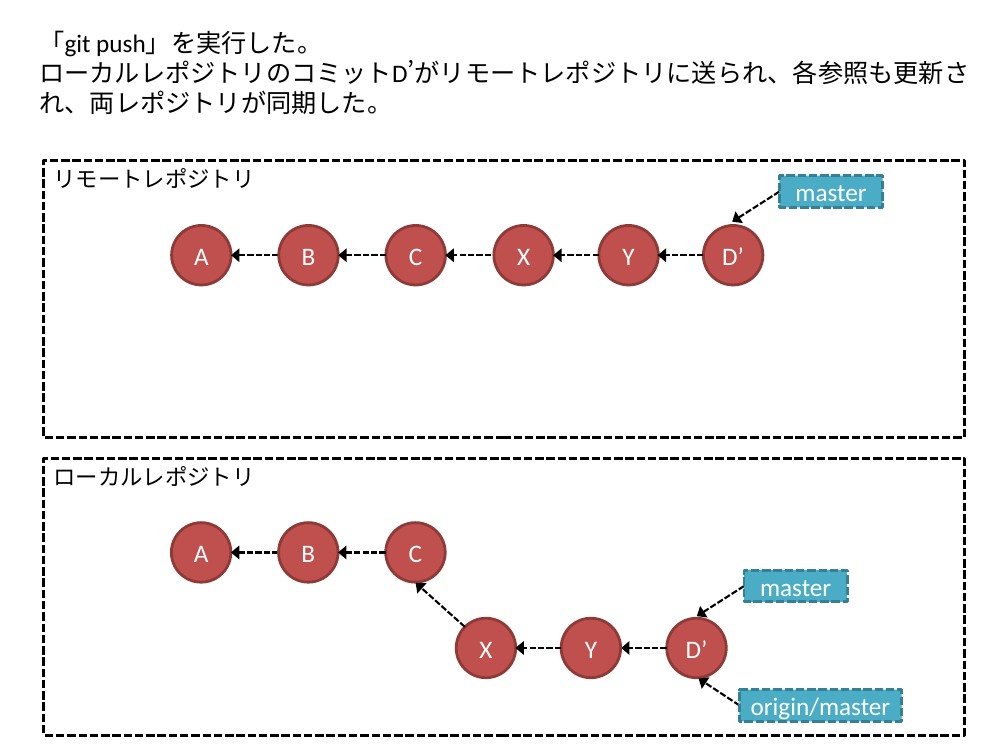
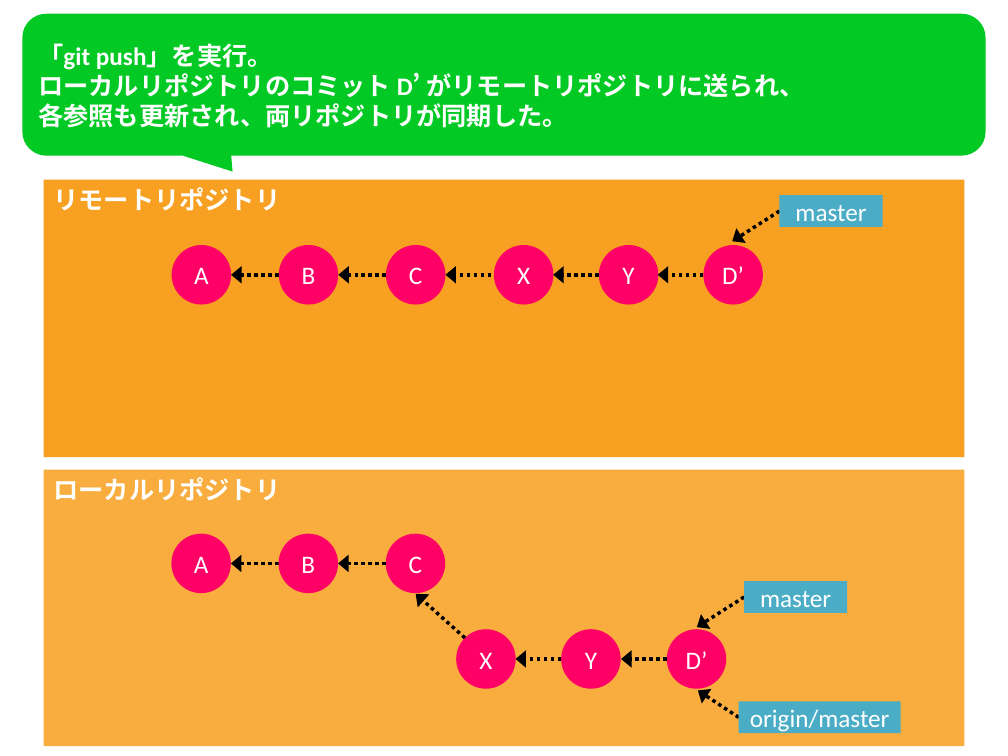
Before and after one commit to kaitoy/blog, a slide deck: slide 4 of static/images/git-dvc/git_dvc_ff.pptx. Drawn at 1008x756 pixels with LibreOffice and Linux fonts; fonts in the diff are those of the drawing. Boxes give left, top, right and bottom in pixels: in the first picture for what was removed or moved away, otherwise in the second. Text is boxed around its words. In the diff, an @@ line names an element or a change of style, - is before the commit and + after.

```diff
--- a/static/images/git-dvc/git_dvc_ff.pptx
+++ b/static/images/git-dvc/git_dvc_ff.pptx
@@ freeform shape added at <box>22,14,986,172</box>, fill #03C924, 18 pt, text #FFFFFF, bold @@
+「git push」を実行。
+ローカルリポジトリのコミット D’ がリモートリポジトリに送られ、
+各参照も更新され、両リポジトリが同期した。
@@ text removed at <box>39,30,969,114</box> @@
-「git push」を実行した。
-ローカルレポジトリのコミットD’がリモートレポジトリに送られ、各参照も更新され、両レポジトリが同期した。
@@ rectangle "リモートリポジトリ" at <box>43,179,964,457</box>: fill none to #F7A021; outline #000000 2 pt dashed to none @@
@@ text in rectangle at <box>54,187,281,211</box>: text changed; size 16 to 18 pt; font Calibri to Noto Sans CJK JP; text colour #000000 to #FFFFFF; bold on @@
-リモートレポジトリ
+リモートリポジトリ
@@ arrow (779, 211) - (732, 241): stroke #000000 1.5 pt dashed to #000000 2.5 pt dashed @@
@@ arrow (279, 275) - (231, 275): stroke #000000 1.5 pt dashed to #000000 2.5 pt dashed @@
@@ arrow (386, 275) - (339, 275): stroke #000000 1.5 pt dashed to #000000 2.5 pt dashed @@
@@ arrow (491, 275) - (446, 275): stroke #000000 1.5 pt dashed to #000000 2.5 pt dashed @@
@@ arrow (599, 275) - (553, 275): stroke #000000 1.5 pt dashed to #000000 2.5 pt dashed @@
@@ 6 ellipses, 6 arrows, 2 rectangles: place and size @@
-6 ellipses, 6 arrows, 2 rectangles at <box>43,160,964,437</box>
+6 ellipses, 6 arrows, 2 rectangles at <box>43,179,964,457</box>
@@ arrow (704, 275) - (658, 275): stroke #000000 1.5 pt dashed to #000000 2.5 pt dashed @@
@@ rectangle "ローカルリポジトリ" at <box>43,470,964,746</box>: fill none to #F8AD3E; outline #000000 2 pt dashed to none @@
@@ text in rectangle at <box>54,477,281,501</box>: text changed; size 16 to 18 pt; font Calibri to Noto Sans CJK JP; text colour #000000 to #FFFFFF; bold on @@
-ローカルレポジトリ
+ローカルリポジトリ
@@ arrow (278, 563) - (231, 563): stroke #000000 1.5 pt dashed to #000000 2.5 pt dashed @@
@@ arrow (386, 563) - (338, 563): stroke #000000 1.5 pt dashed to #000000 2.5 pt dashed @@
@@ arrow (465, 638) - (415, 594): stroke #000000 1.5 pt dashed to #000000 2.5 pt dashed @@
@@ arrow (744, 597) - (697, 627): stroke #000000 1.5 pt dashed to #000000 2.5 pt dashed @@
@@ fill #C0504D to #FF0066; outline #8E3B39 2 pt to none in 12 elements at <box>171,245,231,304</box>, <box>279,245,339,304</box>, <box>386,245,446,304</box>, <box>494,245,553,304</box>, <box>599,245,658,304</box>, <box>704,245,763,304</box>, <box>171,533,231,593</box>, <box>278,533,338,593</box>, <box>386,533,446,593</box>, <box>666,629,726,688</box>, <box>457,629,516,688</box>, <box>561,629,621,688</box> @@
@@ arrow (561, 659) - (515, 659): stroke #000000 1.5 pt dashed to #000000 2.5 pt dashed @@
@@ arrow (666, 659) - (621, 659): stroke #000000 1.5 pt dashed to #000000 2.5 pt dashed @@
@@ 7 arrows, 6 ellipses, 2 rectangles: place and size @@
-7 arrows, 6 ellipses, 2 rectangles at <box>43,459,964,735</box>
+7 arrows, 6 ellipses, 2 rectangles at <box>43,470,964,746</box>
@@ arrow (739, 718) - (698, 690): stroke #000000 1.5 pt dashed to #000000 2.5 pt dashed @@
@@ outline #377F92 2 pt dashed to none in 3 elements at <box>779,196,882,227</box>, <box>744,582,847,613</box>, <box>739,702,901,733</box> @@
@@ rectangle "origin/master": place and size @@
-rectangle "origin/master" at <box>740,689,902,721</box>
+rectangle "origin/master" at <box>739,702,901,733</box>
```
Also in this commit, not shown: 3 other slides changed, 13 other files.
